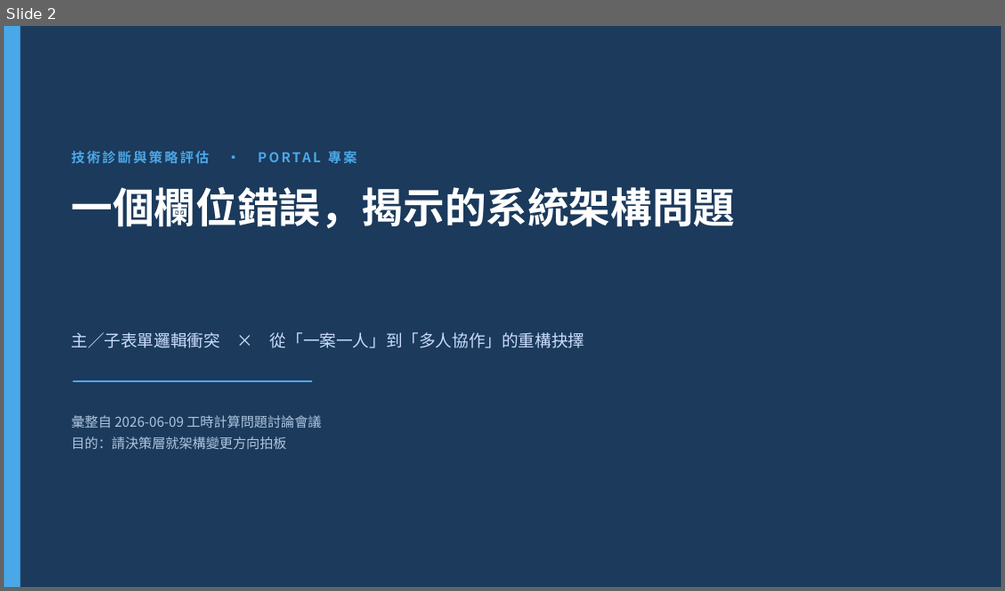
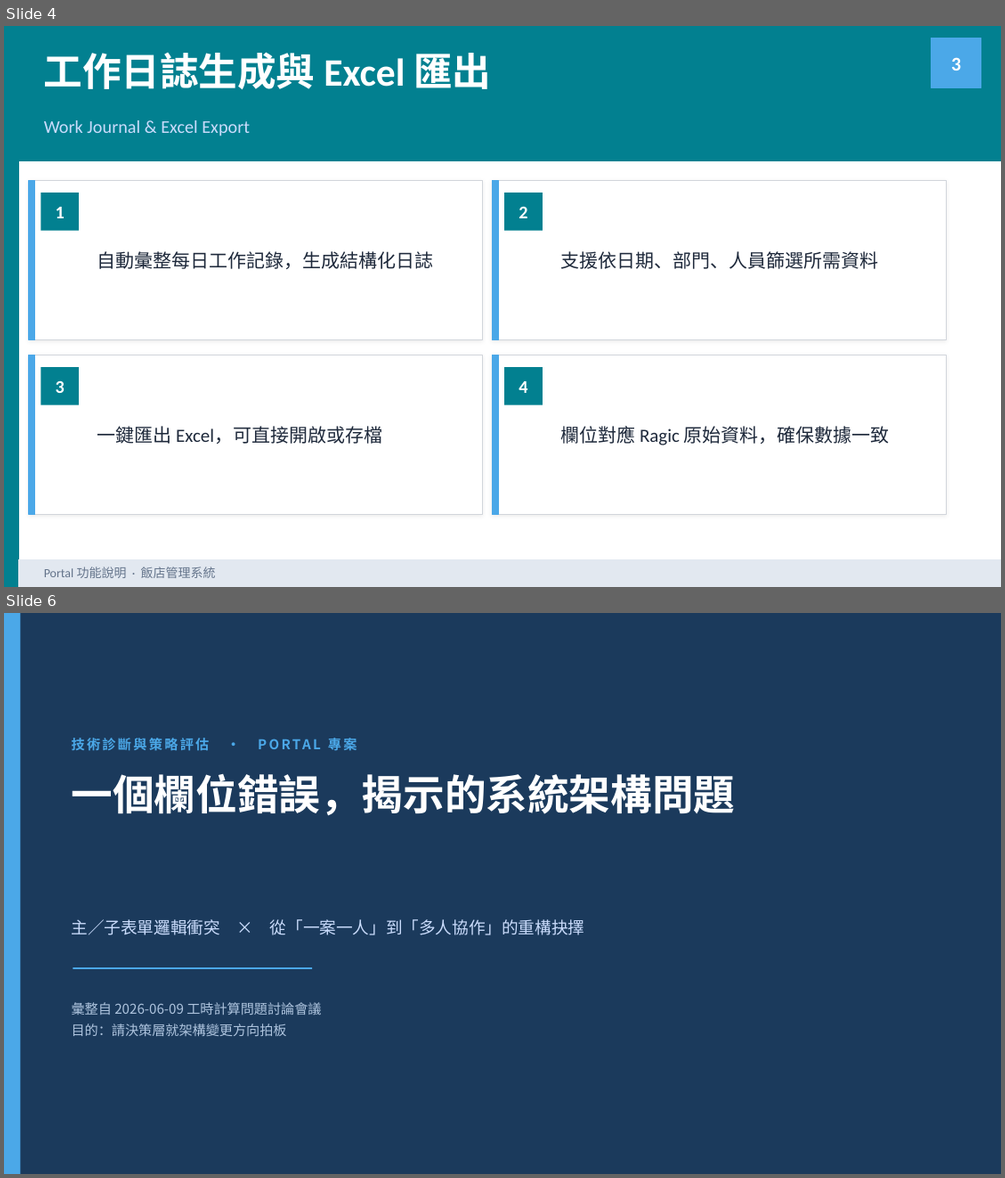
Before and after one commit to Samuelhuang-com/portal, a slide deck: 工時計算架構診斷與重構抉擇.pptx. Shown one above the other, each under a label of ours: slide 2 before the commit, slides 4 and 6 after it; the slides between them are not shown. The pictures are 1005x591 and 1005x1178 pixels, drawn with LibreOffice and Linux fonts; fonts in the diff are those of the drawing. Boxes give left, top, right and bottom in pixels: in the first picture for what was removed or moved away, otherwise in the second. Text is boxed around its words. In the diff, an @@ line names an element or a change of style, - is before the commit and + after.

```diff
--- a/工時計算架構診斷與重構抉擇.pptx
+++ b/工時計算架構診斷與重構抉擇.pptx
@@ slide 4 added at (4, 26, 1001, 587), background #FFFFFF @@
@@ rectangle added at (4, 26, 19, 587), fill #028090, outline #028090 1 pt @@
@@ rectangle added at (19, 26, 1001, 160), fill #028090, outline #028090 1 pt @@
@@ text added at (44, 52, 491, 89), 37.3 pt, text #FFFFFF, bold @@
+工作日誌生成與 Excel 匯出
@@ rectangle added at (931, 38, 981, 88), fill #4BA8E8, outline #4BA8E8 1 pt @@
@@ text added at (951, 57, 961, 70), 18.7 pt, text #FFFFFF, bold @@
+3
@@ text added at (44, 120, 250, 136), 17.3 pt, text #CADCFC @@
+Work Journal & Excel Export
@@ rectangle added at (29, 181, 483, 340), fill #FFFFFF, outline #D1D5DB 0.75 pt @@
@@ rectangle added at (29, 181, 34, 340), fill #4BA8E8, outline #4BA8E8 1 pt @@
@@ rectangle added at (493, 181, 947, 340), fill #FFFFFF, outline #D1D5DB 0.75 pt @@
@@ rectangle added at (493, 181, 498, 340), fill #4BA8E8, outline #4BA8E8 1 pt @@
@@ rectangle added at (40, 192, 79, 231), fill #028090, 17.3 pt, text #FFFFFF, bold @@
+1
@@ rectangle added at (504, 192, 542, 231), fill #028090, 17.3 pt, text #FFFFFF, bold @@
+2
@@ text added at (97, 251, 434, 269), 18 pt, text #1E293B @@
+自動彙整每日工作記錄，生成結構化日誌
@@ text added at (560, 251, 878, 269), 18 pt, text #1E293B @@
+支援依日期、部門、人員篩選所需資料
@@ rectangle added at (29, 355, 483, 515), fill #FFFFFF, outline #D1D5DB 0.75 pt @@
@@ rectangle added at (29, 355, 34, 515), fill #4BA8E8, outline #4BA8E8 1 pt @@
@@ rectangle added at (40, 367, 79, 405), fill #028090, 17.3 pt, text #FFFFFF, bold @@
+3
@@ rectangle added at (493, 355, 947, 515), fill #FFFFFF, outline #D1D5DB 0.75 pt @@
@@ rectangle added at (493, 355, 498, 515), fill #4BA8E8, outline #4BA8E8 1 pt @@
@@ rectangle added at (504, 367, 542, 405), fill #028090, 17.3 pt, text #FFFFFF, bold @@
+4
@@ text added at (97, 426, 382, 443), 18 pt, text #1E293B @@
+一鍵匯出 Excel，可直接開啟或存檔
@@ text added at (560, 426, 890, 445), 18 pt, text #1E293B @@
+欄位對應 Ragic 原始資料，確保數據一致
@@ rectangle added at (19, 559, 1001, 587), fill #E2E8F0, outline #E2E8F0 1 pt @@
@@ text added at (44, 566, 216, 578), 12 pt, text #64748B @@
+Portal 功能說明 · 飯店管理系統
@@ what was slide 2 is now slide 6 @@
```
Also in this commit, not shown: 4 other slides added, 1 slide removed, 2 other files.
